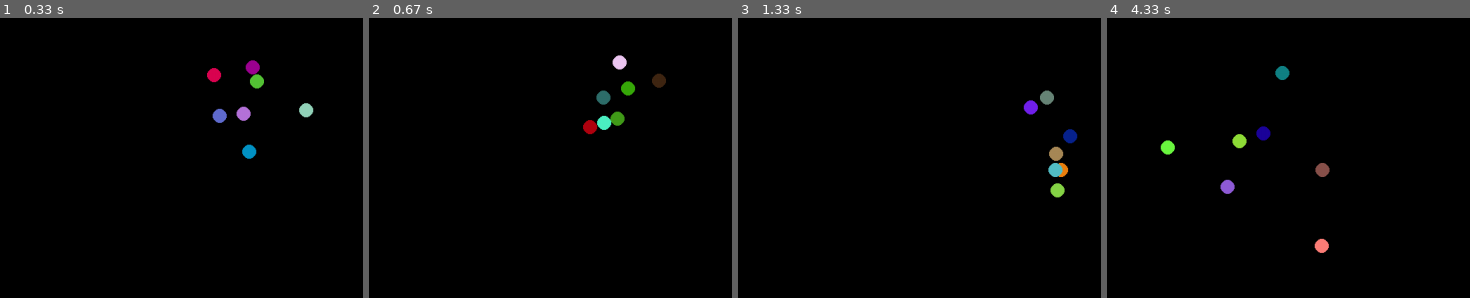
Above: before the commit, frames 1-4 (left to right).
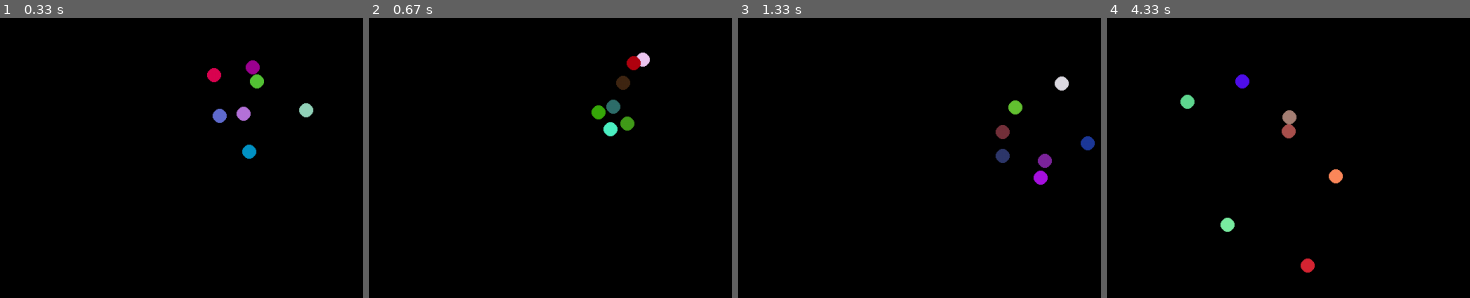
Above: after the commit, the same moments.

Repository: mikhailDyoshin/pygamePlayground
Game: pygame game, started from src/main.py
Two runs of this game, one before a commit and one after it. Both use one fixed random seed, a clock stepped at 60 frames per second and the inputs below.
Inputs (mouse positions are in pixels of both pictures, inside the frame that each line leads up to):
- Up to frame 1 (0.33 s): no input
- Up to frame 2 (0.67 s): click (612, 99) at 0.38 s
- Up to frame 3 (1.33 s): click (1071, 211) at 0.72 s; click (outside the picture) at 1.05 s
- Up to frame 4 (4.33 s): click (outside the picture) at 1.38 s; click (1350, 160) at 1.72 s; click (outside the picture) at 2.05 s; click (outside the picture) at 2.38 s; click (outside the picture) at 2.72 s; click (outside the picture) at 3.05 s; click (1139, 186) at 3.38 s; click (outside the picture) at 3.72 s; click (outside the picture) at 4.05 s

Frame 1 is identical in both runs. In frame 2, 2.1% of the frame differs, in the area x 58-82%, y 12-43%; in frame 3, 2.2%; in frame 4, 2.4%, in the area x 14-66%, y 17-92%.

Commit message:
Tincled with constraints. Interesting patterns emerged

Diff:
--- a/evolution_sim/agents/creature.py
+++ b/evolution_sim/agents/creature.py
@@ -3,26 +3,48 @@
 from pygame import Vector2
 
 LINE_TIMER = 100
-SPEED = random.uniform(2, 4)
+SPEED_COST = 0.002
+VISION_COST = 0.00005
 
 
-def screen_wrap(
+def screen_border(
+    position: Vector2,
+    screen_width: float,
+    screen_height: float,
+) -> Vector2:
+
+    if position.x >= screen_width:
+        return Vector2(screen_width - 1, position.y)
+
+    if position.x <= 0:
+        return Vector2(1, position.y)
+
+    if position.y >= screen_height:
+        return Vector2(position.x, screen_height - 1)
+
+    if position.y <= 0:
+        return Vector2(position.x, 1)
+
+    return position
+
+
+def screen_teleport(
     position: Vector2,
     screen_width: float,
     screen_height: float,
 ) -> Vector2:
 
     if position.x > screen_width:
+        return Vector2(0, position.y)
+
+    if position.x < 0:
         return Vector2(screen_width, position.y)
 
-    if position.x < 0:
-        return Vector2(0, position.y)
-
     if position.y > screen_height:
-        return Vector2(position.x, screen_height)
+        return Vector2(position.x, 0)
 
     if position.y < 0:
-        return Vector2(position.x, 0)
+        return Vector2(position.x, screen_height)
 
     return position
 
@@ -38,8 +60,9 @@
         self.velocity = Vector2(self.vx, self.vy)
 
         self.energy = 100
-        self.speed = SPEED
-        self.vision = 80
+        self.speed = random.uniform(2, 3)
+
+        self.vision = random.uniform(90, 100)
 
         self.color = (
             random.randint(50, 255),
@@ -58,8 +81,8 @@
             return
 
         self.energy -= 0.1
-        self.energy -= 0.001 * self.vision
-        self.energy -= 0.001 * self.speed
+        self.energy -= VISION_COST * self.vision
+        self.energy -= SPEED_COST * self.speed
 
         if self.energy <= 0:
             self.dead = True
@@ -86,7 +109,7 @@
             self.line_timer = LINE_TIMER
 
         self.coord += self.velocity * self.speed
-        self.coord = screen_wrap(self.coord, world.w, world.h)
+        self.coord = screen_teleport(self.coord, world.w, world.h)
 
         self.eat(world)
         self.reproduce(world)
--- a/evolution_sim/render/renderer.py
+++ b/evolution_sim/render/renderer.py
@@ -1,5 +1,4 @@
 import pygame
-
 from world.world import World
 
 
@@ -10,8 +9,19 @@
 
     def draw(self, world: World):
         self.screen.fill((10, 10, 20))
-        avg_speed = sum(c.speed for c in world.creatures) / len(world.creatures)
-        avg_vision = sum(c.vision for c in world.creatures) / len(world.creatures)
+        creatures_number = len(world.creatures)
+
+        avg_speed = (
+            sum(c.speed for c in world.creatures) / creatures_number
+            if creatures_number != 0
+            else 0
+        )
+        avg_vision = (
+            sum(c.vision for c in world.creatures) / creatures_number
+            if creatures_number != 0
+            else 0
+        )
+
         strings = (
             f"Population: {len(world.creatures)}",
             f"Food: {len(world.food)}",
--- a/evolution_sim/world/world.py
+++ b/evolution_sim/world/world.py
@@ -1,5 +1,8 @@
 from agents.creature import Creature
 from world.food import Food
+
+FOOD_NUMBER = 10
+CREATURES_NUMBER = 10
 
 
 class World:
@@ -10,10 +13,10 @@
         self.creatures: list[Creature] = []
         self.food: list[Food] = []
 
-        for _ in range(3):
+        for _ in range(CREATURES_NUMBER):
             self.creatures.append(Creature(w, h))
 
-        for _ in range(30):
+        for _ in range(FOOD_NUMBER):
             self.food.append(Food(w, h))
 
     def update(self):
@@ -25,5 +28,5 @@
         self.creatures = [c for c in self.creatures if not c.dead]
 
         # slowly respawn food
-        if len(self.food) < 60:
+        if len(self.food) < FOOD_NUMBER:
             self.food.append(Food(self.w, self.h))
--- a/src/moving_object.py
+++ b/src/moving_object.py
@@ -33,10 +33,12 @@
                 velocity=self.kinematics.velocity,
                 position=self.kinematics.position,
                 target=target,
-                max_speed=250,
+                max_speed=200,
             )
+            # print(f'Steering: {steering_velocity.magnitude()}')
         else:
             steering_velocity = self.kinematics.velocity
+            # print(f'Not Steering: {steering_velocity.magnitude()}')
 
         velocity_with_noise = get_velocity(v0=steering_velocity, max_projection=100)
 
